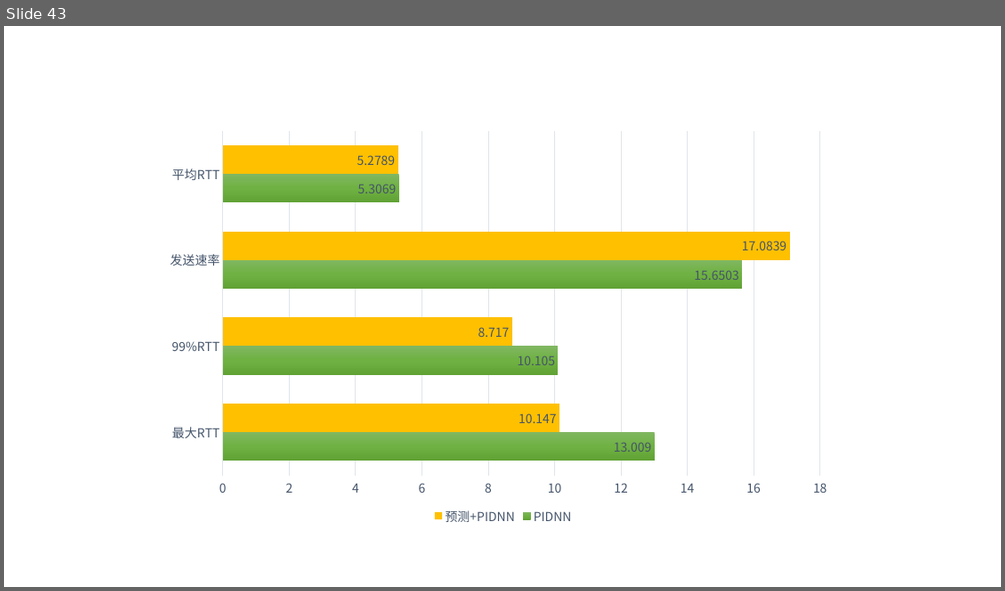
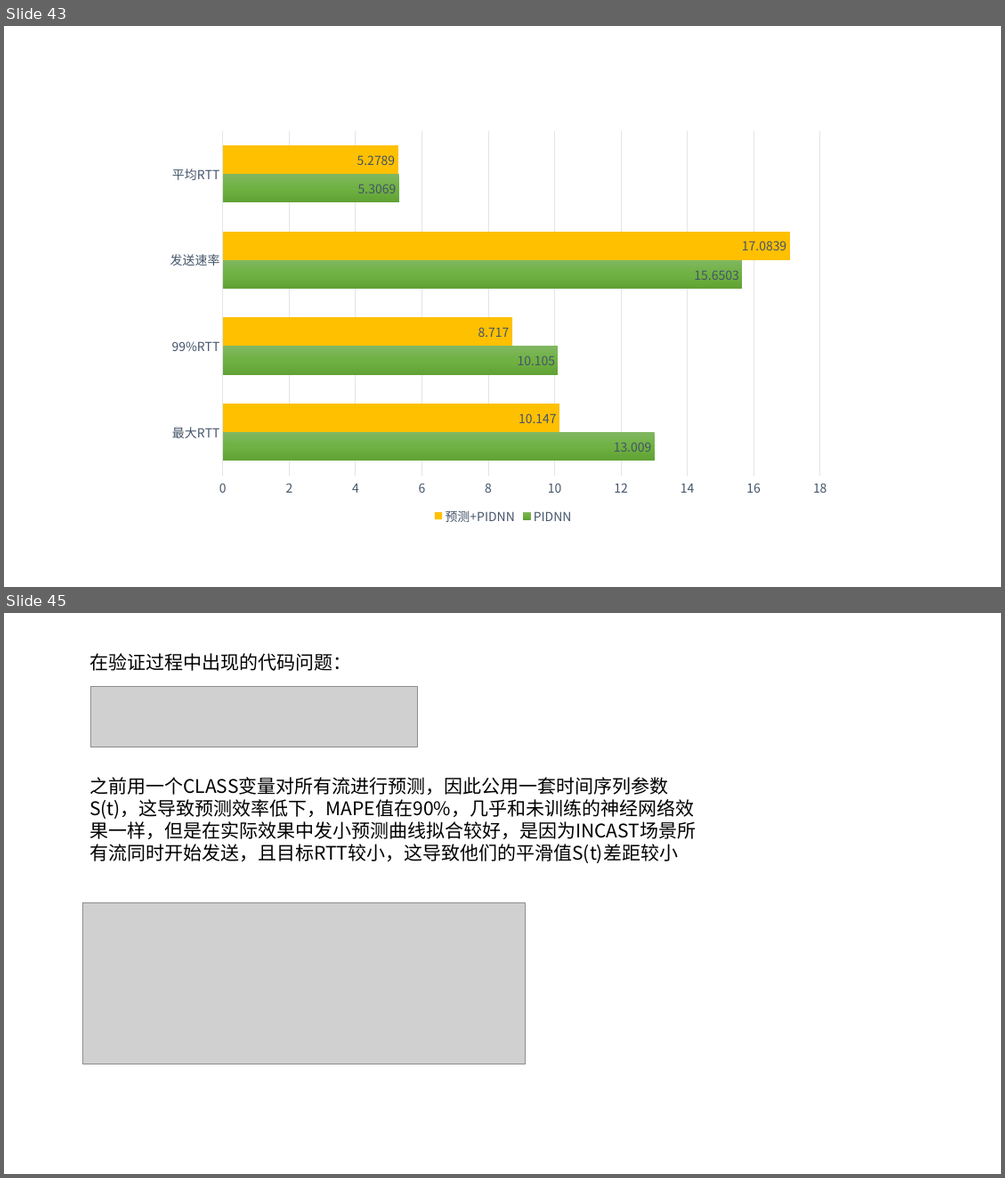
Before and after one commit to JinPeng-Zhang/DCN-LSTM_PID-congestion-control, a slide deck: paper/毕设思路 [自动保存的] [自动保存的].pptx. Shown one above the other, each under a label of ours: slide 43 before the commit, slides 43 and 45 after it; the slides between them are not shown. The pictures are 1005x591 and 1005x1178 pixels, drawn with LibreOffice and Linux fonts; fonts in the diff are those of the drawing; grey boxes stand for pictures. Boxes give left, top, right and bottom in pixels: in the first picture for what was removed or moved away, otherwise in the second. Text is boxed around its words. In the diff, an @@ line names an element or a change of style, - is before the commit and + after.

```diff
--- a/paper/毕设思路 [自动保存的] [自动保存的].pptx
+++ b/paper/毕设思路 [自动保存的] [自动保存的].pptx
@@ slide 45 added at bbox=[4, 613, 1001, 1174], background #FFFFFF @@
@@ text added at bbox=[89, 653, 351, 671], 18 pt, text #000000 @@
+在验证过程中出现的代码问题：
@@ picture added at bbox=[90, 686, 418, 747] @@
@@ text added at bbox=[89, 777, 696, 863], 18 pt, text #000000 @@
+之前用一个CLASS变量对所有流进行预测，因此公用一套时间序列参数S(t)，这导致预测效率低下，MAPE值在90%，几乎和未训练的神经网络效果一样，但是在实际效果中发小预测曲线拟合较好，是因为INCAST场景所有流同时开始发送，且目标RTT较小，这导致他们的平滑值S(t)差距较小
@@ picture added at bbox=[82, 902, 526, 1063] @@
```
Also in this commit, not shown: 2 slides changed, 2 other slides added, 23 other files.
